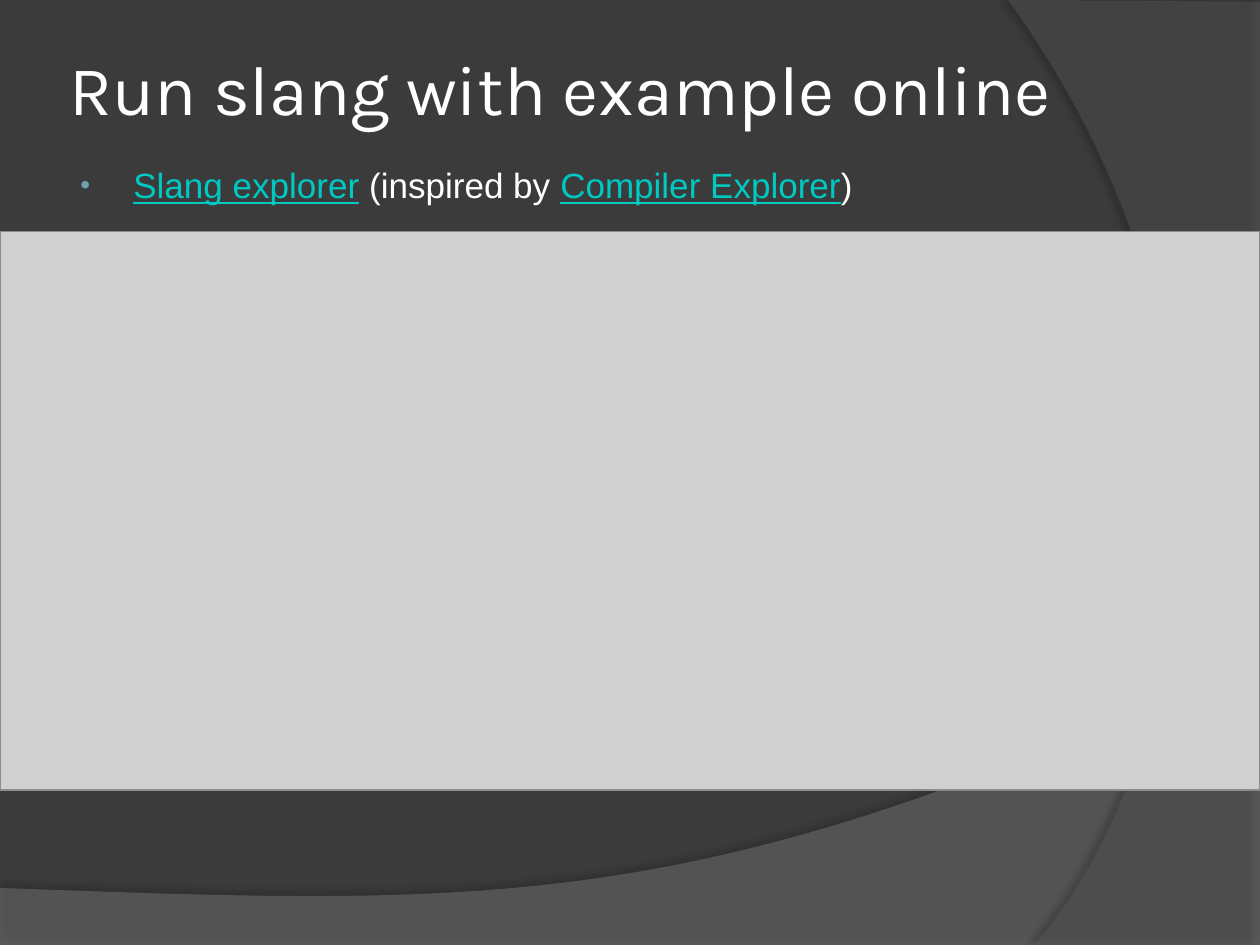
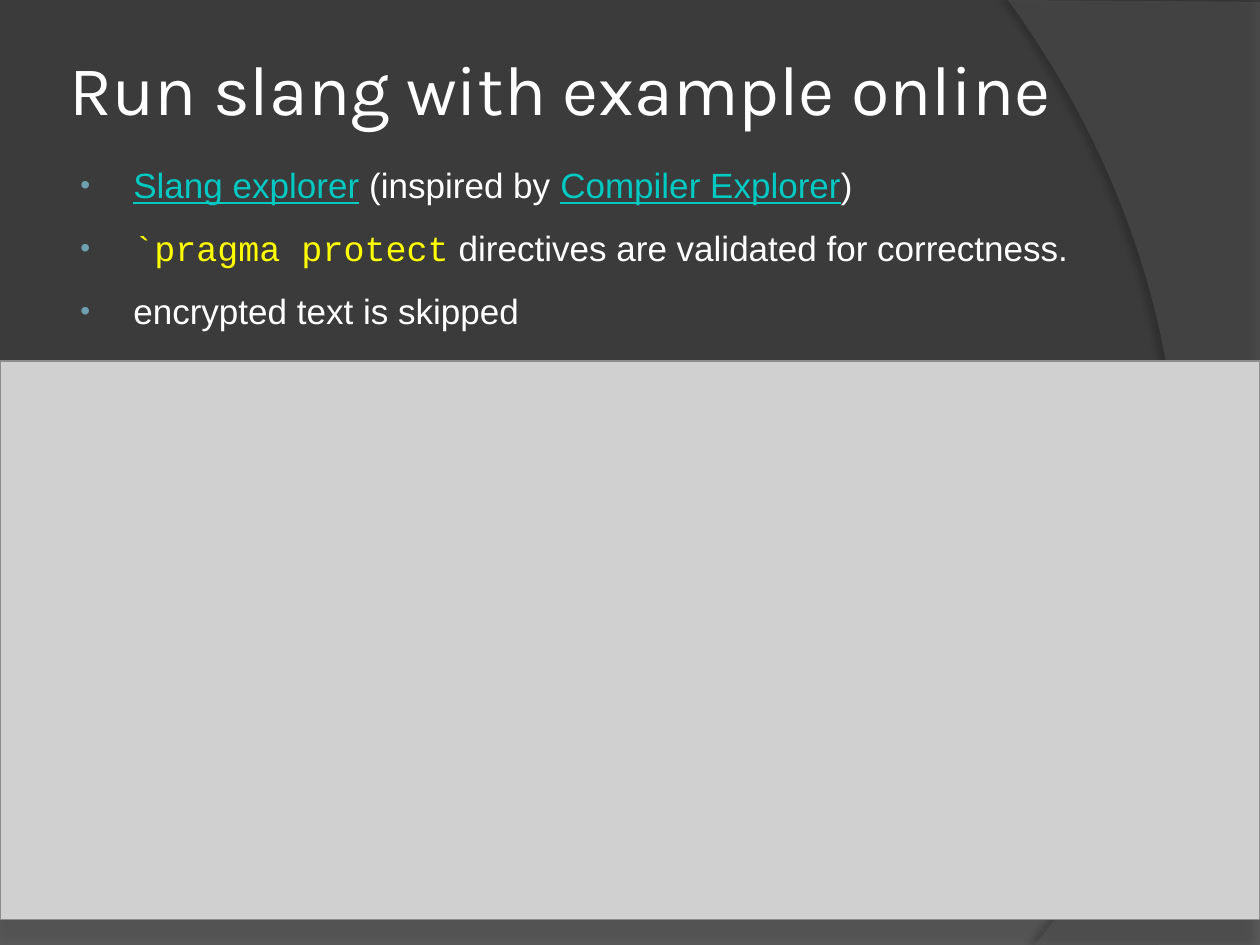
Before and after one commit to LiuChenHsiung/misc, a slide deck: slide 6 of SystemVerilog parser Introduction.pptx. Drawn at 1260x945 pixels with LibreOffice and Linux fonts; fonts in the diff are those of the drawing; grey boxes stand for pictures. Boxes give left, top, right and bottom in pixels: in the first picture for what was removed or moved away, otherwise in the second. Text is boxed around its words. In the diff, an @@ line names an element or a change of style, - is before the commit and + after.

```diff
--- a/SystemVerilog parser Introduction.pptx
+++ b/SystemVerilog parser Introduction.pptx
@@ text at [133,235,1068,331]: paragraphs added @@
+• `pragma protect directives are validated for correctness.
+• encrypted text is skipped
@@ picture: place and size @@
-picture at [0,232,1260,790]
+picture at [0,362,1260,920]
```
Also in this commit, not shown: 2 other slides changed.
